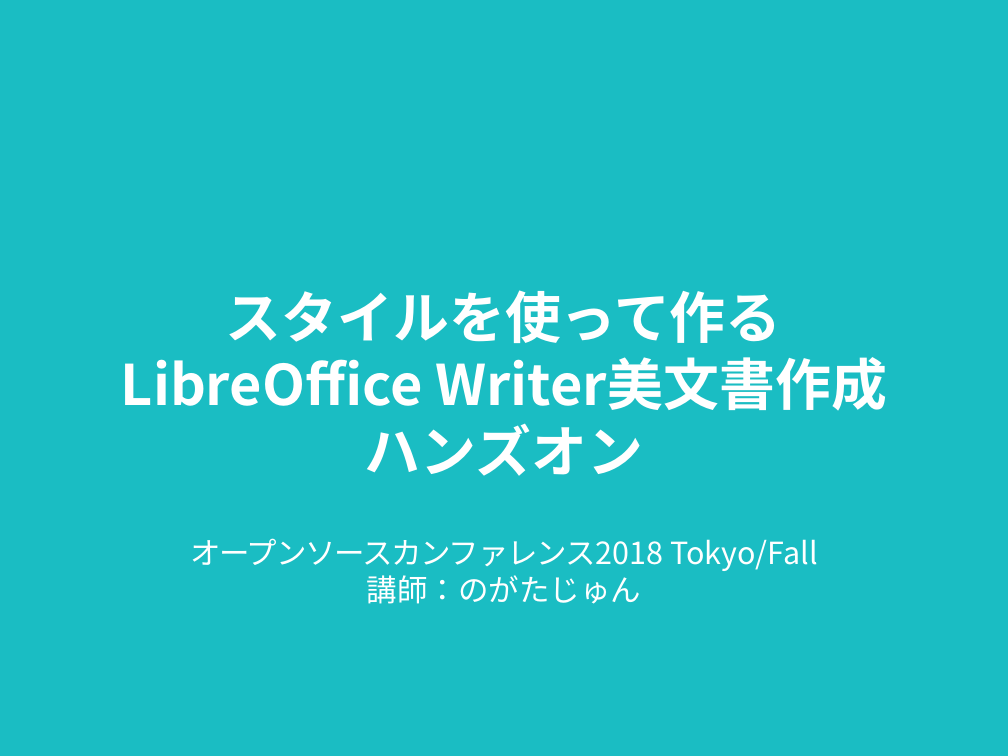
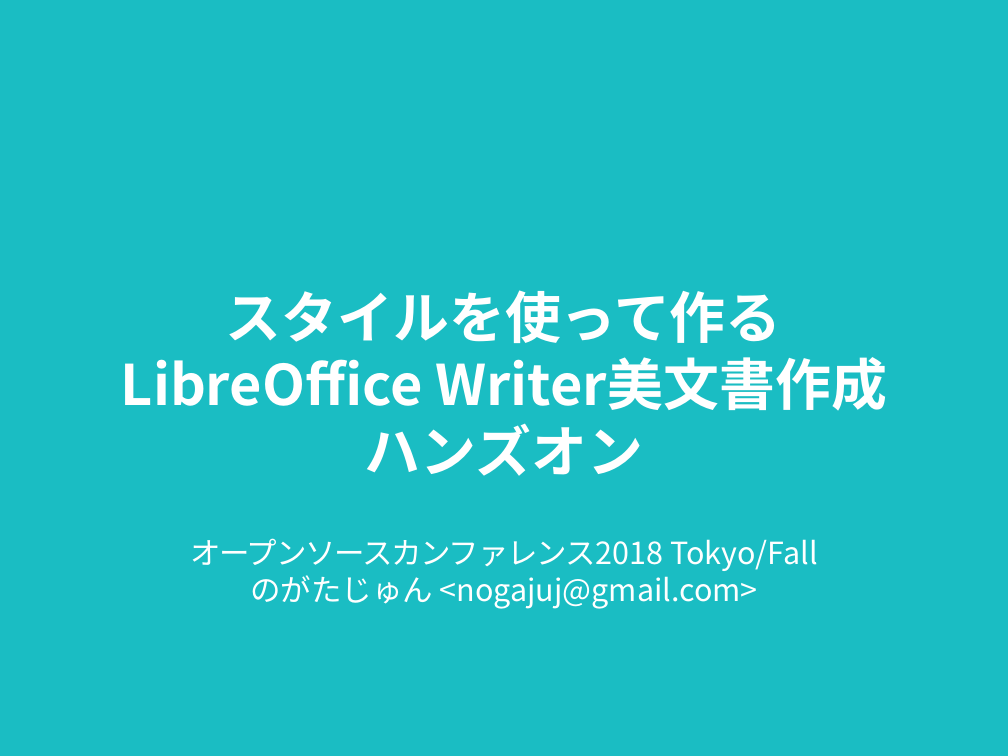
Before and after one commit to nogajun/libreofficekaigi2018-handson, a slide deck: slide 1 of docs/20180512-writer_handson_slide.odp. Drawn at 1008x756 pixels with LibreOffice and Linux fonts; fonts in the diff are those of the drawing. Boxes give left, top, right and bottom in pixels: in the first picture for what was removed or moved away, otherwise in the second. Text is boxed around its words. In the diff, an @@ line names an element or a change of style, - is before the commit and + after.

```diff
--- a/docs/20180512-writer_handson_slide.odp
+++ b/docs/20180512-writer_handson_slide.odp
@@ subtitle at bbox=[250, 570, 758, 609]: text changed @@
-講師：のがたじゅん
+のがたじゅん <nogajuj@gmail.com>
```
Also in this commit, not shown: 11 other slides changed, 2 other files.
